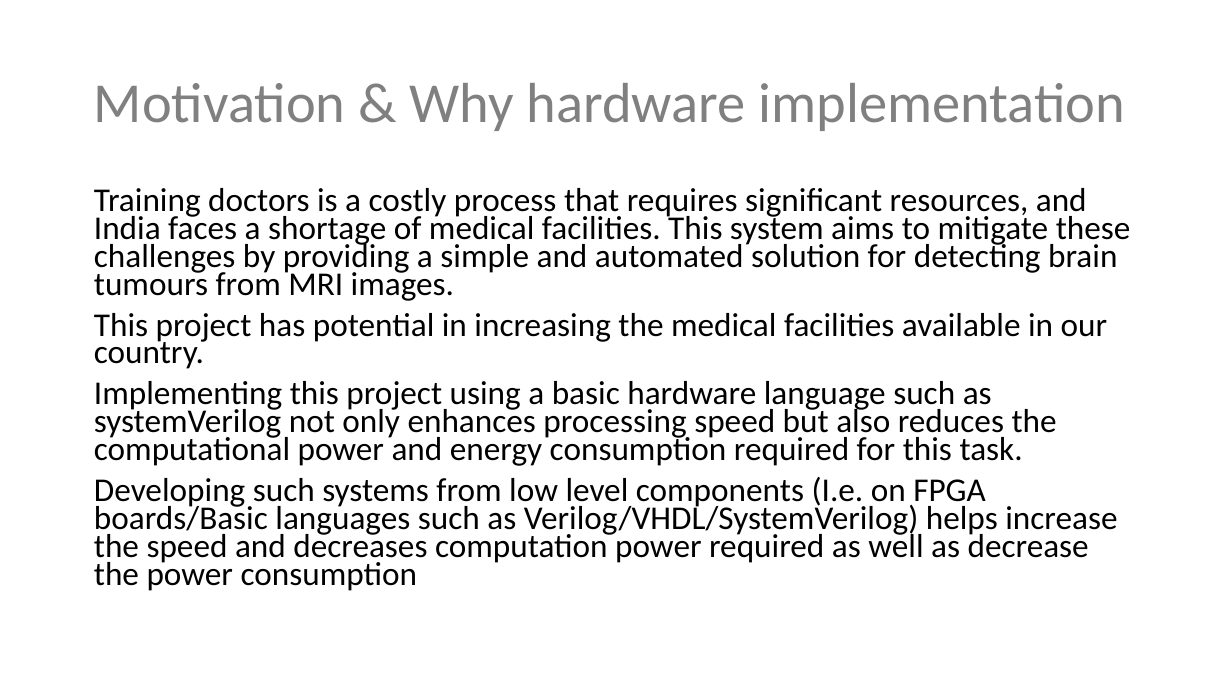
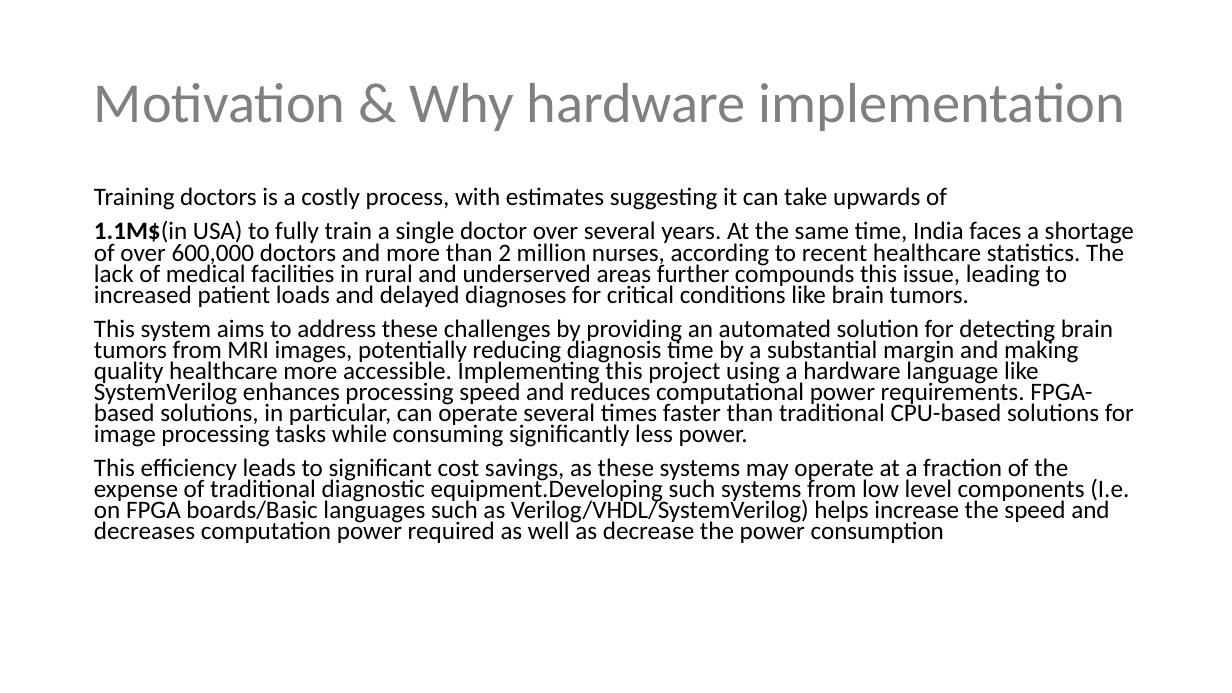
Before and after one commit to ManuBlue/verilogMLP, a slide deck: slide 4 of DCD Mini-Project.pptx. Drawn at 1232x693 pixels with LibreOffice and Linux fonts; fonts in the diff are those of the drawing. Boxes give left, top, right and bottom in pixels: in the first picture for what was removed or moved away, otherwise in the second. Text is boxed around its words. In the diff, an @@ line names an element or a change of style, - is before the commit and + after.

```diff
--- a/DCD Mini-Project.pptx
+++ b/DCD Mini-Project.pptx
@@ text at (94,187,1134,543): text changed; size 25.9 to 19.6 pt @@
-Training doctors is a costly process that requires significant resources, and India faces a shortage of medical facilities. This system aims to mitigate these challenges by providing a simple and automated solution for detecting brain tumours from MRI images.
-This project has potential in increasing the medical facilities available in our country.
-Implementing this project using a basic hardware language such as systemVerilog not only enhances processing speed but also reduces the computational power and energy consumption required for this task.
-Developing such systems from low level components (I.e. on FPGA boards/Basic languages such as Verilog/VHDL/SystemVerilog) helps increase the speed and decreases computation power required as well as decrease the power consumption
+Training doctors is a costly process, with estimates suggesting it can take upwards of
+1.1M$(in USA) to fully train a single doctor over several years. At the same time, India faces a shortage of over 600,000 doctors and more than 2 million nurses, according to recent healthcare statistics. The lack of medical facilities in rural and underserved areas further compounds this issue, leading to increased patient loads and delayed diagnoses for critical conditions like brain tumors.
+This system aims to address these challenges by providing an automated solution for detecting brain tumors from MRI images, potentially reducing diagnosis time by a substantial margin and making quality healthcare more accessible. Implementing this project using a hardware language like SystemVerilog enhances processing speed and reduces computational power requirements. FPGA-based solutions, in particular, can operate several times faster than traditional CPU-based solutions for image processing tasks while consuming significantly less power.
+This efficiency leads to significant cost savings, as these systems may operate at a fraction of the expense of traditional diagnostic equipment.Developing such systems from low level components (I.e. on FPGA boards/Basic languages such as Verilog/VHDL/SystemVerilog) helps increase the speed and decreases computation power required as well as decrease the power consumption
```
Also in this commit, not shown: 1 other slide changed.
